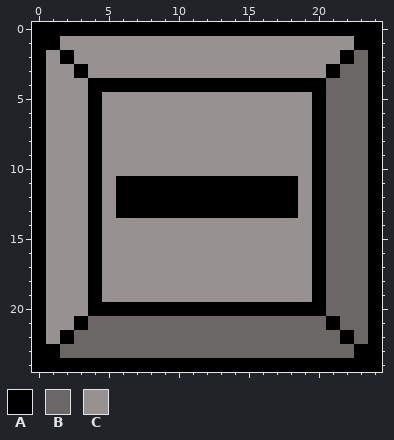
Edited in one commit: pixel-art sprite (graphics/minus-button.png). The first picture shows the starting point.
The file is 25x25 pixels.
Palette (. is transparent): A #000000  B #6c6767  C #979191
Now the later version:
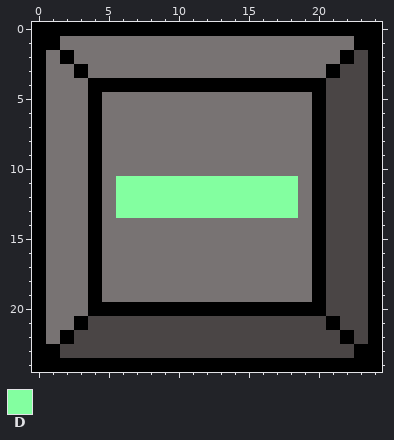
Colours new in this view: D #83ffa0
From old to new:
@@ palette @@
-B #6c6767
+B #4a4545
-C #979191
+C #787373
@@ x 4..20 @@
 10 ACCCCCCCCCCCCCCCA
-11 ACAAAAAAAAAAAAACA
-12 ACAAAAAAAAAAAAACA
-13 ACAAAAAAAAAAAAACA
+11 ACDDDDDDDDDDDDDCA
+12 ACDDDDDDDDDDDDDCA
+13 ACDDDDDDDDDDDDDCA
 14 ACCCCCCCCCCCCCCCA
Boxes around the changes in both pictures, in picture pixels (x1, y1, x2, y2):
changed: (46, 36, 368, 358)
